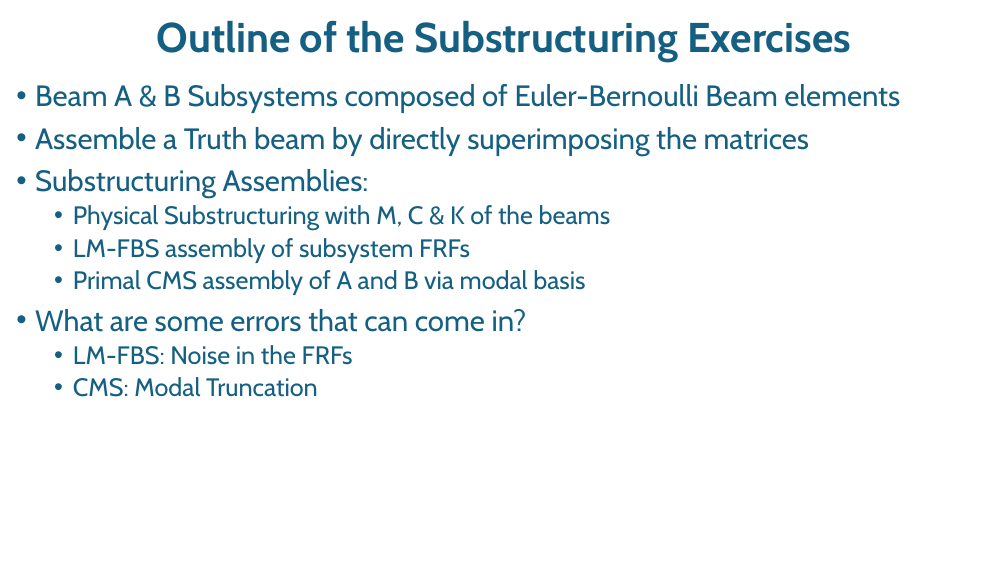
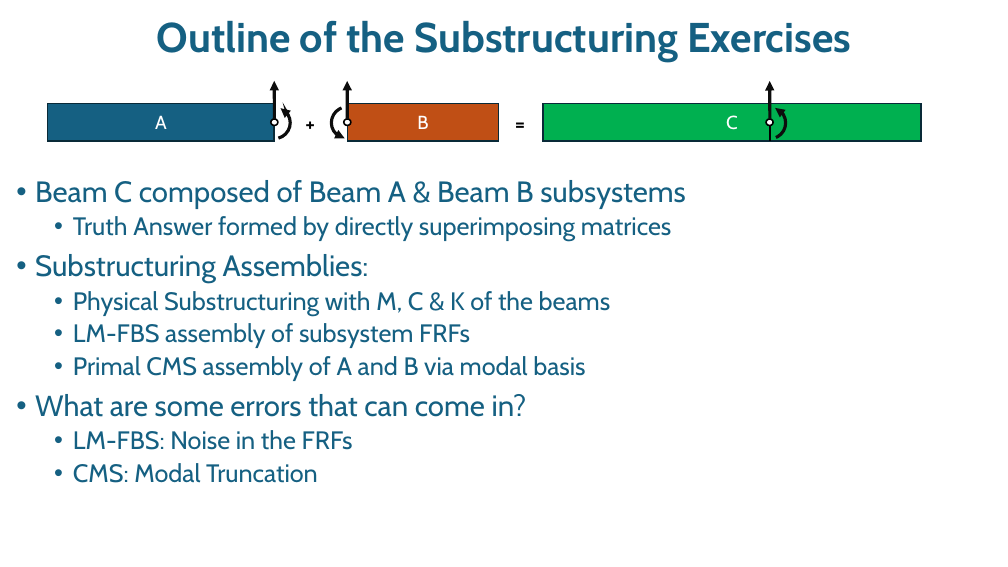
Before and after one commit to spcarte/IMAC_Substructuring_ShortCourse, a slide deck: slide 2 of Course Notes/Mod5_NumericalExamples.pptx. Drawn at 1008x567 pixels with LibreOffice and Linux fonts; fonts in the diff are those of the drawing; background and template pictures are left out. Boxes give left, top, right and bottom in pixels: in the first picture for what was removed or moved away, otherwise in the second. Text is boxed around its words. In the diff, an @@ line names an element or a change of style, - is before the commit and + after.

```diff
--- a/Course Notes/Mod5_NumericalExamples.pptx
+++ b/Course Notes/Mod5_NumericalExamples.pptx
@@ arrow added from (274, 119) to (274, 81), #0D0D0D 3 pt @@
@@ arrow added from (347, 119) to (347, 81), #0D0D0D 3 pt @@
@@ arrow added from (770, 119) to (770, 81), #0D0D0D 3 pt @@
@@ rectangle added at (48,104,274,141), fill #156082, outline #092A39 1.5 pt, 18 pt, text #FFFFFF @@
+A
@@ arc (boxed as its full ellipse) added at (259,107,290,138), outline #0D0D0D 3 pt @@
@@ ellipse added at (271,119,278,126), fill #FFFFFF, outline #000000 1.5 pt @@
@@ text added at (298,107,324,141), 20 pt, text #000000, bold @@
++
@@ arc (boxed as its full ellipse) added at (331,107,363,138), outline #0D0D0D 3 pt @@
@@ ellipse added at (344,119,351,126), fill #FFFFFF, outline #000000 1.5 pt @@
@@ rectangle added at (347,104,498,141), fill #C04F15, outline #092A39 1.5 pt, 18 pt, text #FFFFFF @@
+B
@@ text added at (507,107,534,141), 20 pt, text #000000, bold @@
+=
@@ rectangle added at (543,104,921,141), fill #00B050, outline #092A39 1.5 pt, 18 pt, text #FFFFFF @@
+C
@@ arc (boxed as its full ellipse) added at (754,107,786,139), outline #0D0D0D 3 pt @@
@@ ellipse added at (766,119,773,126), fill #FFFFFF, outline #000000 1.5 pt @@
@@ line added from (770, 104) to (770, 141), #000000 1.5 pt @@
@@ text "Beam C composed of Beam ...": place and size @@
-text "Beam C composed of Beam ..." at (35,84,900,397)
+text "Beam C composed of Beam ..." at (35,180,686,483)
@@ text at (35,180,686,241): text changed; size 28 to 24 pt @@
-• Beam A & B Subsystems composed of Euler-Bernoulli Beam elements
-• Assemble a Truth beam by directly superimposing the matrices
+• Beam C composed of Beam A & Beam B subsystems
+  • Truth Answer formed by directly superimposing matrices
```
Also in this commit, not shown: 11 other slides changed.
